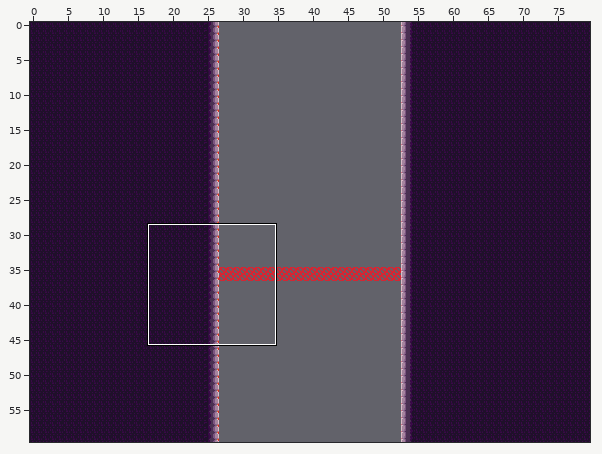
An edit to a level. Tiled map, mapping_tools/tilemaps/intro6a.tmx. The first picture is a wide view before the edit; the outline marks the close-up.
Close-up. Old version:
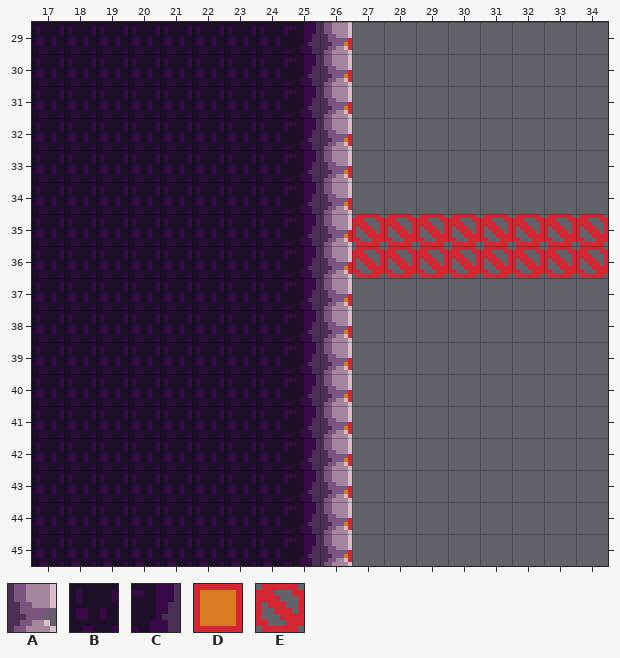
Cells are 8x8 px. Shown: x 17..34, y 29..45. The commit also changed other parts of the map, which this record leaves out.
Key: from "stone": A 15, B 63, C 64; from "tools": D 1 "ground", E 18 "KillBox".
_ is an empty cell, # one hidden under a higher layer.
Layer "draft" before, first column x 17:
29 #########D________
30 #########D________
31 #########D________
32 #########D________
33 #########D________
34 #########D________
35 #########D________
36 #########D________
37 #########D________
38 #########D________
39 #########D________
40 #########D________
41 #########D________
42 #########D________
43 #########D________
44 #########D________
45 #########D________
Layer "entity" before, first column x 17:
29 __________________
30 __________________
31 __________________
32 __________________
33 __________________
34 __________________
35 __________EEEEEEEE
36 __________EEEEEEEE
37 __________________
38 __________________
39 __________________
40 __________________
41 __________________
42 __________________
43 __________________
44 __________________
45 __________________
Layer "map" before, first column x 17:
29 BBBBBBBBCA________
30 BBBBBBBBCA________
31 BBBBBBBBCA________
32 BBBBBBBBCA________
33 BBBBBBBBCA________
34 BBBBBBBBCA________
35 BBBBBBBBCA________
36 BBBBBBBBCA________
37 BBBBBBBBCA________
38 BBBBBBBBCA________
39 BBBBBBBBCA________
40 BBBBBBBBCA________
41 BBBBBBBBCA________
42 BBBBBBBBCA________
43 BBBBBBBBCA________
44 BBBBBBBBCA________
45 BBBBBBBBCA________
After the commit:
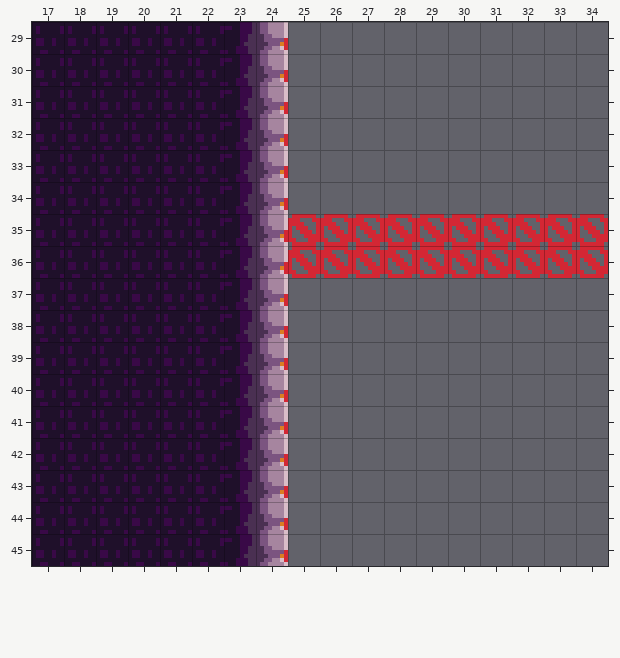
Change:
Layer "draft":
The tile that lay hidden is gone in rows 29 to 45 at x 25.
Tile D is gone in rows 29 to 45 at x 26.
Layer "entity":
The edit adds tile E in rows 35 to 36 at x 25 to 26.
Layer "map":
Tile B gives way to tile A in rows 29 to 45 at x 24.
Tile B gives way to tile C in rows 29 to 45 at x 23.
Tile A is gone in rows 29 to 45 at x 26.
Tile C is gone in rows 29 to 45 at x 25.
